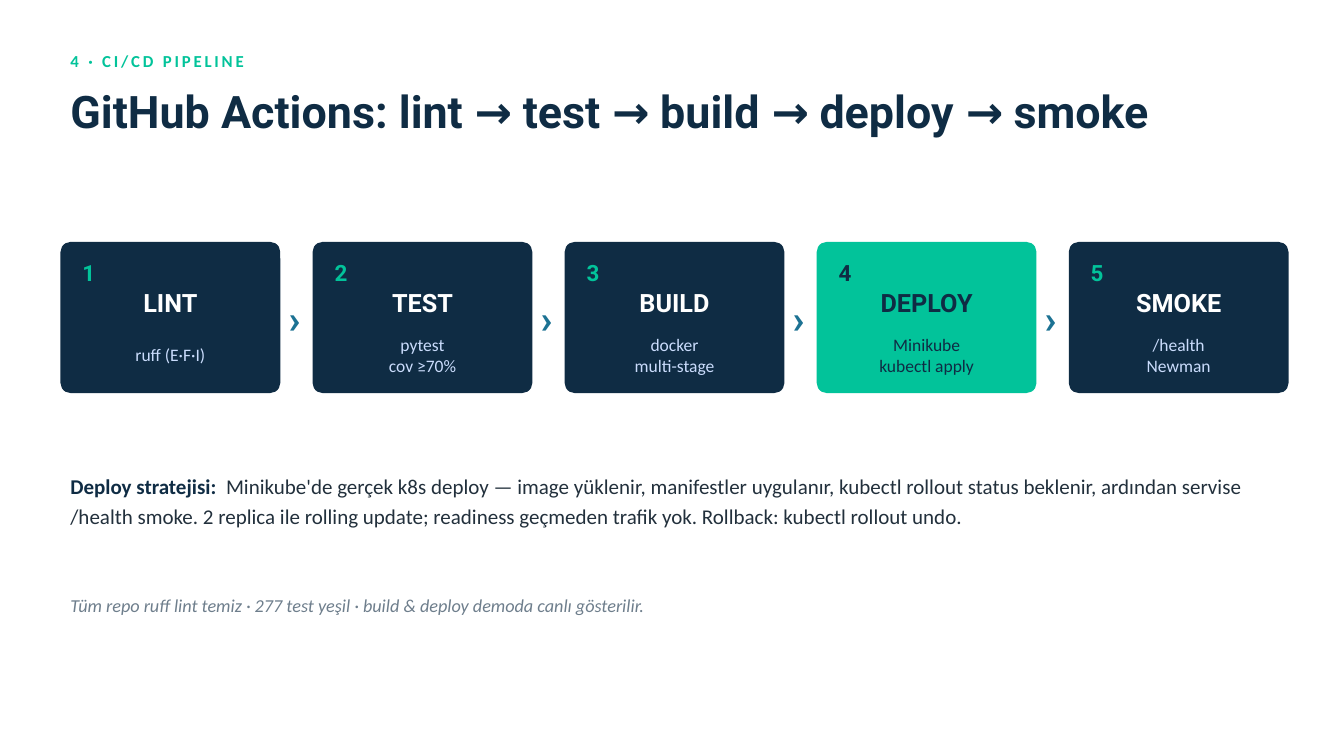
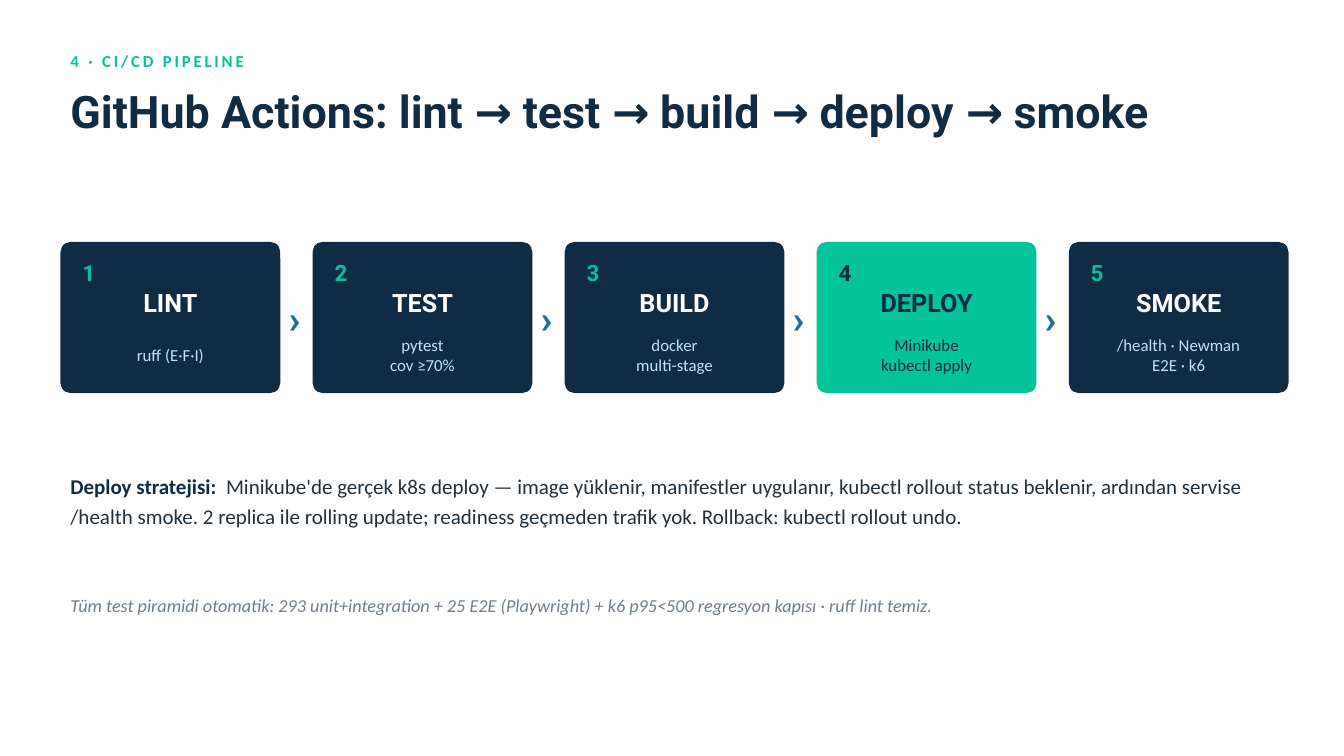
Before and after one commit to BurakTz/bakoda, a slide deck: slide 5 of docs/slides.pptx. Drawn at 1344x756 pixels with LibreOffice and Linux fonts; fonts in the diff are those of the drawing. Boxes give left, top, right and bottom in pixels: in the first picture for what was removed or moved away, otherwise in the second. Text is boxed around its words. In the diff, an @@ line names an element or a change of style, - is before the commit and + after.

```diff
--- a/docs/slides.pptx
+++ b/docs/slides.pptx
@@ size 12.5 to 12 pt in 4 elements at [137, 349, 204, 363], [390, 340, 454, 371], [636, 339, 712, 374], [881, 339, 972, 374] @@
@@ text at [1117, 339, 1240, 371]: text changed; size 12.5 to 12 pt @@
-/health
-Newman
+/health · Newman
+E2E · k6
@@ text at [70, 599, 932, 615]: text changed @@
-Tüm repo ruff lint temiz · 277 test yeşil · build & deploy demoda canlı gösterilir.
+Tüm test piramidi otomatik: 293 unit+integration + 25 E2E (Playwright) + k6 p95<500 regresyon kapısı · ruff lint temiz.
```
Also in this commit, not shown: 3 other slides changed, 18 other files.
